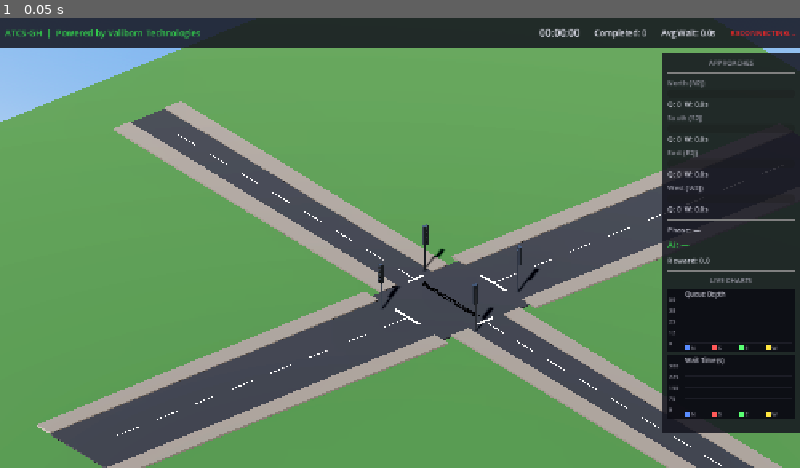
Above: before the commit, frame 1.
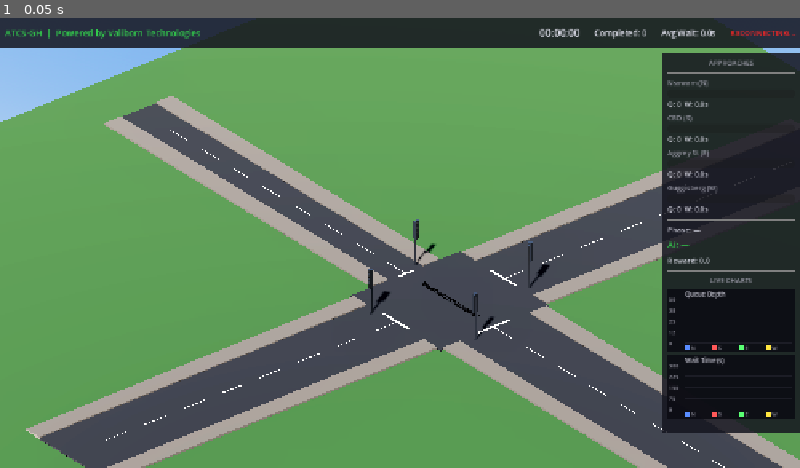
Above: after the commit, the same moment.

Repository: Bigbee-x/ATCS-GH
Game: Godot game, scene res://scenes/Main.tscn
Two runs of this game, one before a commit and one after it. Both use one fixed random seed, a clock stepped at 60 frames per second and the inputs below.
Inputs:
- Up to frame 1 (0.05 s): no input

The runs differ from the first frame. In frame 1, 5.6% of the frame differs, in the area x 3-100%, y 13-100%.

Commit message:
Calibrate to Achimota/Neoplan Junction + expand to 7-action DQN
- Rename all SUMO edges to real Accra road names (ACH/AGG/GUG)
- Upgrade East road (Aggrey St) to 2 lanes, downgrade West (Guggisberg) to 1 lane
- Recalibrate traffic flows: heavy N-S commute (900 veh/hr), trotro routes
- Expand action space from 5 to 7: add NS_ALL and EW_ALL combined green phases
  giving the agent the same capability as the baseline fixed timer
- State vector: 36 -> 38 dims (8-phase one-hot encoding)
- Reduce MIN_GREEN_THROUGH from 15s to 10s for faster switching
- Fix baseline to use explicit 4-phase signals instead of SUMO auto-generated
- Rewrite run_ai.py and eval_multi_seed.py for the 5->7 action system
- Update Godot visualizer: asymmetric E/W road widths, Achimota labels
- Add project progress report (docx)
- New baseline: 81.83s avg wait (target: <49.10s with AI)

Co-Authored-By: Claude Opus 4.6 <noreply@anthropic.com>

Diff:
--- a/visualizer/scripts/Intersection.gd
+++ b/visualizer/scripts/Intersection.gd
@@ -27,12 +27,13 @@
 const EW_LEFT    := 4
 const EW_YELLOW  := 5
 
-# ── Road geometry constants ──────────────────────────────────────────────────
+# ── Road geometry constants (Achimota/Neoplan Junction calibration) ──────────
 const ROAD_LENGTH     := 30.0   # Length of each road arm (Godot units)
-const NS_ROAD_WIDTH   := 6.4    # 2 lanes per direction (~1.6 each)
-const EW_ROAD_WIDTH   := 3.2    # 1 lane per direction
+const NS_ROAD_WIDTH   := 6.4    # Achimota Forest Rd: 2 lanes per direction
+const E_ROAD_WIDTH    := 6.4    # Aggrey Street: 2 lanes per direction
+const W_ROAD_WIDTH    := 3.2    # Guggisberg Street: 1 lane per direction
 const ROAD_THICKNESS  := 0.1    # Road surface height
-const JUNCTION_SIZE   := 8.0    # Central square junction size
+const JUNCTION_SIZE   := 10.0   # Central junction (wider for asymmetric E/W)
 const SIDEWALK_HEIGHT := 0.15   # Raised sidewalk height
 const SIDEWALK_WIDTH  := 1.5    # Sidewalk width alongside road
 
@@ -56,7 +57,7 @@
 var _mat_arrow_off: StandardMaterial3D
 
 # ── Lane congestion overlays ──────────────────────────────────────────────
-## Maps lane_id (e.g. "N2J_0") to {mesh: MeshInstance3D, mat: StandardMaterial3D}
+## Maps lane_id (e.g. "ACH_N2J_0") to {mesh: MeshInstance3D, mat: StandardMaterial3D}
 var _lane_overlays: Dictionary = {}
 
 # ── Emergency state ──────────────────────────────────────────────────────────
@@ -75,8 +76,8 @@
 	_build_junction()
 	_build_road_arm("north", Vector3(0, 0, 1), NS_ROAD_WIDTH)
 	_build_road_arm("south", Vector3(0, 0, -1), NS_ROAD_WIDTH)
-	_build_road_arm("east",  Vector3(1, 0, 0), EW_ROAD_WIDTH)
-	_build_road_arm("west",  Vector3(-1, 0, 0), EW_ROAD_WIDTH)
+	_build_road_arm("east",  Vector3(1, 0, 0), E_ROAD_WIDTH)
+	_build_road_arm("west",  Vector3(-1, 0, 0), W_ROAD_WIDTH)
 	_build_traffic_lights()
 	_build_lane_overlays()
 	_build_watermark()
@@ -311,8 +312,8 @@
 		# approach, position, size
 		["north", Vector3(0, 0.11, half_junc - 0.1), Vector3(NS_ROAD_WIDTH * 0.45, 0.02, 0.2)],
 		["south", Vector3(0, 0.11, -(half_junc - 0.1)), Vector3(NS_ROAD_WIDTH * 0.45, 0.02, 0.2)],
-		["east",  Vector3(half_junc - 0.1, 0.11, 0), Vector3(0.2, 0.02, EW_ROAD_WIDTH * 0.45)],
-		["west",  Vector3(-(half_junc - 0.1), 0.11, 0), Vector3(0.2, 0.02, EW_ROAD_WIDTH * 0.45)],
+		["east",  Vector3(half_junc - 0.1, 0.11, 0), Vector3(0.2, 0.02, E_ROAD_WIDTH * 0.45)],
+		["west",  Vector3(-(half_junc - 0.1), 0.11, 0), Vector3(0.2, 0.02, W_ROAD_WIDTH * 0.45)],
 	]
 
 	for cfg in configs:
@@ -344,11 +345,11 @@
 			"rot_y": PI,  # Faces north
 		},
 		"east": {
-			"pos": Vector3(half_junc, 0, (EW_ROAD_WIDTH / 4.0 + 0.5)),
+			"pos": Vector3(half_junc, 0, (E_ROAD_WIDTH / 4.0 + 0.5)),
 			"rot_y": -PI / 2.0,  # Faces west
 		},
 		"west": {
-			"pos": Vector3(-half_junc, 0, -(EW_ROAD_WIDTH / 4.0 + 0.5)),
+			"pos": Vector3(-half_junc, 0, -(W_ROAD_WIDTH / 4.0 + 0.5)),
 			"rot_y": PI / 2.0,  # Faces east
 		},
 	}
@@ -504,17 +505,19 @@
 	## Color shifts green→yellow→red based on queue density.
 	var half_junc: float = JUNCTION_SIZE / 2.0
 	var ns_lane_w: float = NS_ROAD_WIDTH / 4.0
-	var ew_lane_w: float = EW_ROAD_WIDTH / 2.0
-
-	# Lane configs: lane_id → {pos, size}
-	# N/S roads have 2 lanes each, E/W roads have 1 lane each
+	var e_lane_w: float = E_ROAD_WIDTH / 4.0
+	var w_lane_w: float = W_ROAD_WIDTH / 2.0
+
+	# Lane configs: lane_id -> {pos, size}
+	# N/S: 2 lanes each, E (Aggrey St): 2 lanes, W (Guggisberg): 1 lane
 	var lane_configs: Dictionary = {
-		"N2J_0": {"pos": Vector3(-ns_lane_w, 0.12, half_junc + ROAD_LENGTH / 2.0), "size": Vector3(ns_lane_w * 1.8, 0.02, ROAD_LENGTH)},
-		"N2J_1": {"pos": Vector3(ns_lane_w, 0.12, half_junc + ROAD_LENGTH / 2.0), "size": Vector3(ns_lane_w * 1.8, 0.02, ROAD_LENGTH)},
-		"S2J_0": {"pos": Vector3(ns_lane_w, 0.12, -(half_junc + ROAD_LENGTH / 2.0)), "size": Vector3(ns_lane_w * 1.8, 0.02, ROAD_LENGTH)},
-		"S2J_1": {"pos": Vector3(-ns_lane_w, 0.12, -(half_junc + ROAD_LENGTH / 2.0)), "size": Vector3(ns_lane_w * 1.8, 0.02, ROAD_LENGTH)},
-		"E2J_0": {"pos": Vector3(half_junc + ROAD_LENGTH / 2.0, 0.12, -ew_lane_w * 0.5), "size": Vector3(ROAD_LENGTH, 0.02, ew_lane_w * 1.8)},
-		"W2J_0": {"pos": Vector3(-(half_junc + ROAD_LENGTH / 2.0), 0.12, ew_lane_w * 0.5), "size": Vector3(ROAD_LENGTH, 0.02, ew_lane_w * 1.8)},
+		"ACH_N2J_0": {"pos": Vector3(-ns_lane_w, 0.12, half_junc + ROAD_LENGTH / 2.0), "size": Vector3(ns_lane_w * 1.8, 0.02, ROAD_LENGTH)},
+		"ACH_N2J_1": {"pos": Vector3(ns_lane_w, 0.12, half_junc + ROAD_LENGTH / 2.0), "size": Vector3(ns_lane_w * 1.8, 0.02, ROAD_LENGTH)},
+		"ACH_S2J_0": {"pos": Vector3(ns_lane_w, 0.12, -(half_junc + ROAD_LENGTH / 2.0)), "size": Vector3(ns_lane_w * 1.8, 0.02, ROAD_LENGTH)},
+		"ACH_S2J_1": {"pos": Vector3(-ns_lane_w, 0.12, -(half_junc + ROAD_LENGTH / 2.0)), "size": Vector3(ns_lane_w * 1.8, 0.02, ROAD_LENGTH)},
+		"AGG_E2J_0": {"pos": Vector3(half_junc + ROAD_LENGTH / 2.0, 0.12, e_lane_w), "size": Vector3(ROAD_LENGTH, 0.02, e_lane_w * 1.8)},
+		"AGG_E2J_1": {"pos": Vector3(half_junc + ROAD_LENGTH / 2.0, 0.12, -e_lane_w), "size": Vector3(ROAD_LENGTH, 0.02, e_lane_w * 1.8)},
+		"GUG_W2J_0": {"pos": Vector3(-(half_junc + ROAD_LENGTH / 2.0), 0.12, -w_lane_w * 0.5), "size": Vector3(ROAD_LENGTH, 0.02, w_lane_w * 1.8)},
 	}
 
 	for lane_id in lane_configs:
--- a/visualizer/scripts/Main.gd
+++ b/visualizer/scripts/Main.gd
@@ -1,5 +1,5 @@
 extends Node3D
-## Main controller for the ATCS-GH 3D Visualizer.
+## Main controller for the ATCS-GH 3D Visualizer (Achimota/Neoplan Junction).
 ##
 ## Responsibilities:
 ##   1. Wire WebSocket client signals to Intersection, VehicleManager, and UI
--- a/visualizer/scripts/UI.gd
+++ b/visualizer/scripts/UI.gd
@@ -163,11 +163,12 @@
 	vbox.add_child(HSeparator.new())
 
 	# Approach panels
-	for approach in ["North (N2J)", "South (S2J)", "East (E2J)", "West (W2J)"]:
-		var key: String = approach.split(" ")[0].to_lower()
-		var ap: Dictionary = _build_approach_indicator(approach)
+	var approach_labels: Dictionary = {"north": "Nsawam (N)", "south": "CBD (S)", "east": "Aggrey St (E)", "west": "Guggisberg (W)"}
+	for dir_key in ["north", "south", "east", "west"]:
+		var label: String = approach_labels[dir_key]
+		var ap: Dictionary = _build_approach_indicator(label)
 		vbox.add_child(ap["container"])
-		_approach_panels[key] = ap
+		_approach_panels[dir_key] = ap
 
 	# Separator before AI info
 	vbox.add_child(HSeparator.new())
@@ -263,16 +264,16 @@
 	hbox.add_child(spacer)
 
 	# Override buttons
-	_btn_force_north = _make_override_button("Force North", "north")
+	_btn_force_north = _make_override_button("Nsawam", "north")
 	hbox.add_child(_btn_force_north)
 
-	_btn_force_south = _make_override_button("Force South", "south")
+	_btn_force_south = _make_override_button("CBD", "south")
 	hbox.add_child(_btn_force_south)
 
-	_btn_force_east = _make_override_button("Force East", "east")
+	_btn_force_east = _make_override_button("Aggrey", "east")
 	hbox.add_child(_btn_force_east)
 
-	_btn_force_west = _make_override_button("Force West", "west")
+	_btn_force_west = _make_override_button("Guggisberg", "west")
 	hbox.add_child(_btn_force_west)
 
 
@@ -361,13 +362,15 @@
 	# Phase
 	_lbl_phase.text = "Phase: %s" % data.get("phase_name", "—")
 
-	# AI decision (5 actions: HOLD, NS_THROUGH, NS_LEFT, EW_THROUGH, EW_LEFT)
+	# AI decision (7 actions: HOLD, NS_THROUGH, NS_LEFT, EW_THROUGH, EW_LEFT, NS_ALL, EW_ALL)
 	var decision: String = data.get("ai_decision", "—")
 	_lbl_ai_decision.text = "AI: %s" % decision
 	if decision == "HOLD":
 		_lbl_ai_decision.add_theme_color_override("font_color", ACCENT_GREEN)
 	elif decision.ends_with("LEFT"):
 		_lbl_ai_decision.add_theme_color_override("font_color", Color(0.3, 0.7, 1.0))
+	elif decision.ends_with("ALL"):
+		_lbl_ai_decision.add_theme_color_override("font_color", Color(1.0, 0.85, 0.2))
 	else:
 		_lbl_ai_decision.add_theme_color_override("font_color", ACCENT_ORANGE)
 
Not shown, added: ATCS-GH_Project_Progress_Report.docx
Not shown, changed: ai/dqn_agent.py
Not shown, changed: ai/traffic_env.py
Not shown, added: generate_progress_report.py
Not shown, changed: scripts/eval_multi_seed.py
Not shown, changed: scripts/metrics_logger.py
Not shown, changed: scripts/run_ai.py
Not shown, changed: scripts/run_baseline.py
Not shown, changed: scripts/train_agent.py
Not shown, changed: scripts/visualizer_server.py
Not shown, changed: simulation/edges.edg.xml
Not shown, changed: simulation/nodes.nod.xml
(and 1 more such lines)
